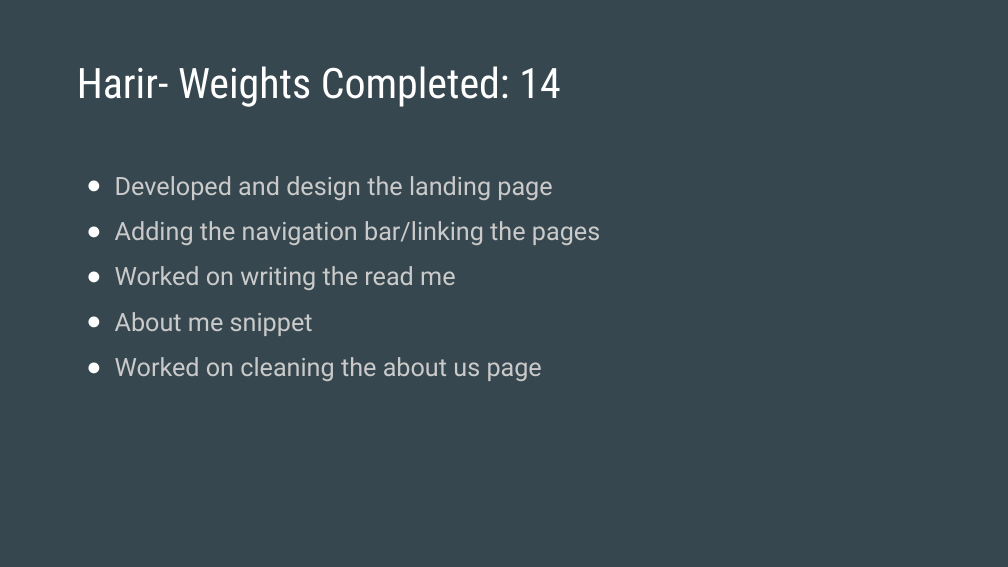
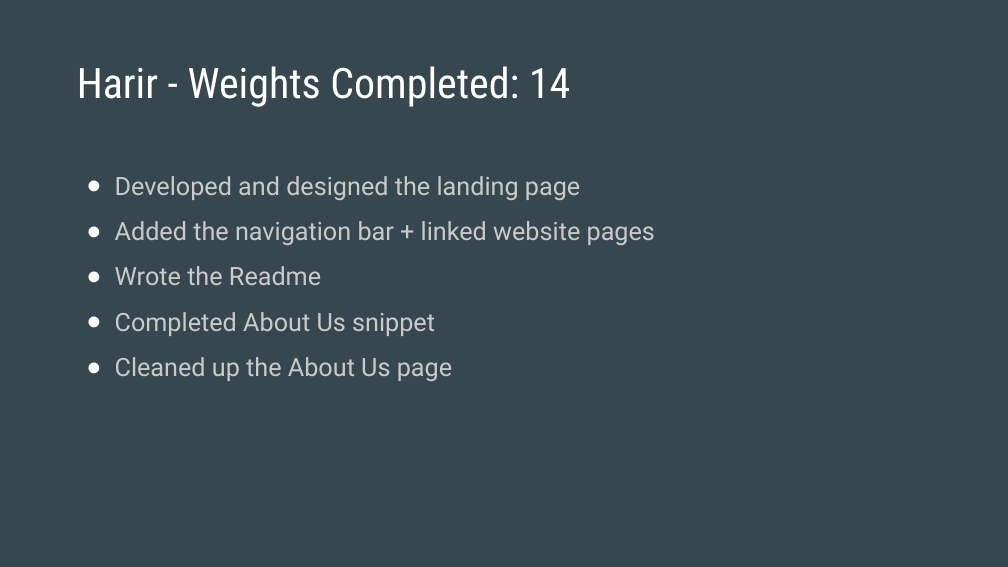
Before and after one commit to rehan-code/Game-Library-Web-App, a slide deck: slide 8 of CIS4250_Retrospective.pptx. Drawn at 1008x567 pixels with LibreOffice and Linux fonts; fonts in the diff are those of the drawing. Boxes give left, top, right and bottom in pixels: in the first picture for what was removed or moved away, otherwise in the second. Text is boxed around its words. In the diff, an @@ line names an element or a change of style, - is before the commit and + after.

```diff
--- a/CIS4250_Retrospective.pptx
+++ b/CIS4250_Retrospective.pptx
@@ title at (77, 66, 570, 107): spaces changed @@
-Harir- Weights Completed: 14
+Harir - Weights Completed: 14
@@ text at (115, 176, 655, 381): text changed @@
-● Developed and design the landing page
-● Adding the navigation bar/linking the pages
-● Worked on writing the read me
-● About me snippet
-● Worked on cleaning the about us page
+● Developed and designed the landing page
+● Added the navigation bar + linked website pages
+● Wrote the Readme
+● Completed About Us snippet
+● Cleaned up the About Us page
```
Also in this commit, not shown: 6 other slides changed.
